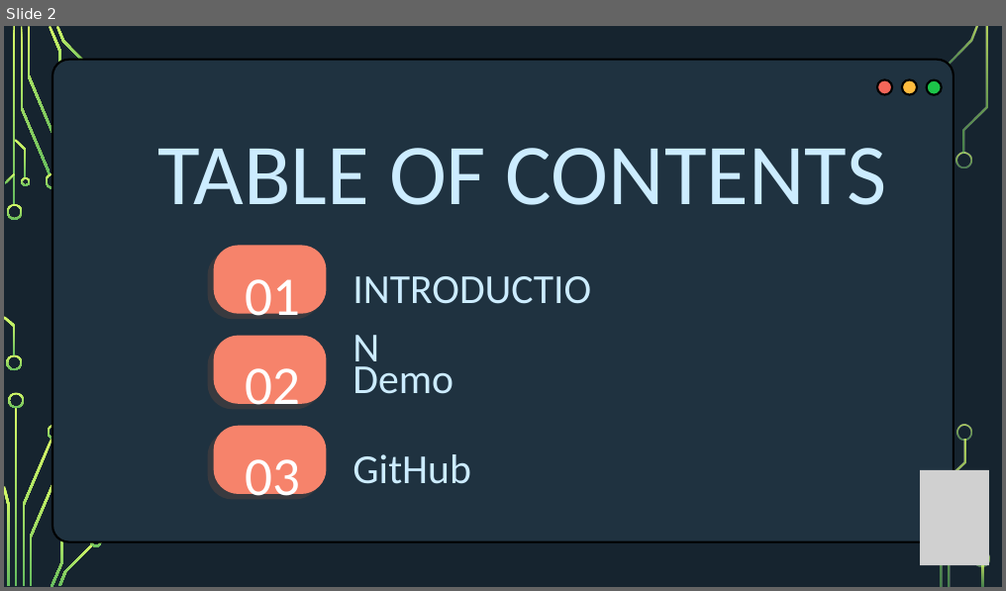
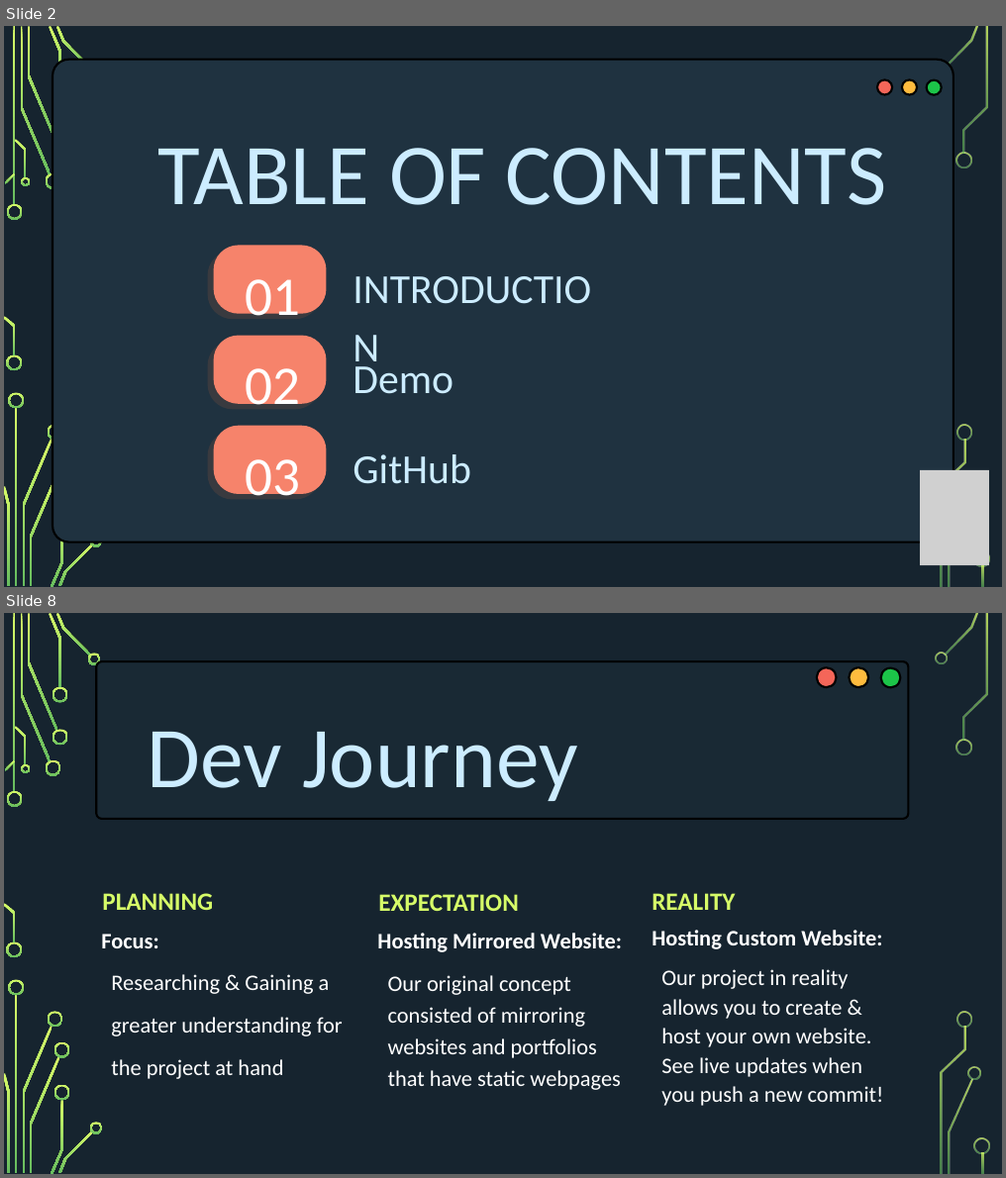
Before and after one commit to kayyza/UNIX-FinalProject, a slide deck: Documentation/UnixPresentation.pptx. Shown one above the other, each under a label of ours: slide 2 before the commit, slides 2 and 8 after it; the slides between them are not shown. The pictures are 1006x591 and 1006x1178 pixels, drawn with LibreOffice and Linux fonts; fonts in the diff are those of the drawing; grey boxes stand for pictures; background and template pictures are left out. Boxes give left, top, right and bottom in pixels: in the first picture for what was removed or moved away, otherwise in the second. Text is boxed around its words. In the diff, an @@ line names an element or a change of style, - is before the commit and + after.

```diff
--- a/Documentation/UnixPresentation.pptx
+++ b/Documentation/UnixPresentation.pptx
@@ slide 8 added at (4, 613, 1002, 1174), background picture (left out); not listed: 32 template elements that a slide beside it also shows @@
@@ rounded rectangle added at (96, 662, 908, 819), fill #192934, outline #000000 3 pt @@
@@ ellipse added at (817, 667, 837, 687), fill #F46659, outline #000000 3 pt @@
@@ ellipse added at (848, 667, 868, 687), fill #FFBC3E, outline #000000 3 pt @@
@@ ellipse added at (881, 667, 900, 687), fill #1CC549, outline #000000 3 pt @@
@@ group added at (54, 652, 947, 1100): 4 freeform shapes @@
@@ text added at (148, 732, 578, 801), 125 pt, text #CCECFF @@
+Dev Journey
@@ text added at (102, 893, 213, 910), 36 pt, text #D6FB68, bold @@
+PLANNING
@@ text added at (378, 894, 519, 911), 36 pt, text #D6FB68, bold @@
+EXPECTATION
@@ text added at (651, 893, 735, 910), 36 pt, text #D6FB68, bold @@
+REALITY
@@ text added at (101, 934, 343, 1079), 32 pt, text #FFFFFF @@
+Focus:
+Researching & Gaining a
+greater understanding for
+the project at hand
@@ text added at (377, 933, 622, 1090), 32 pt, text #FFFFFF @@
+Hosting Mirrored Website:
+Our original concept
+consisted of mirroring
+websites and portfolios
+that have static webpages
@@ text added at (651, 930, 884, 1106), 32 pt, text #FFFFFF @@
+Hosting Custom Website:
+Our project in reality
+allows you to create &
+host your own website.
+See live updates when
+you push a new commit!
```
Also in this commit, not shown: 2 slides changed, 8 other slides added, 2 slides removed.
